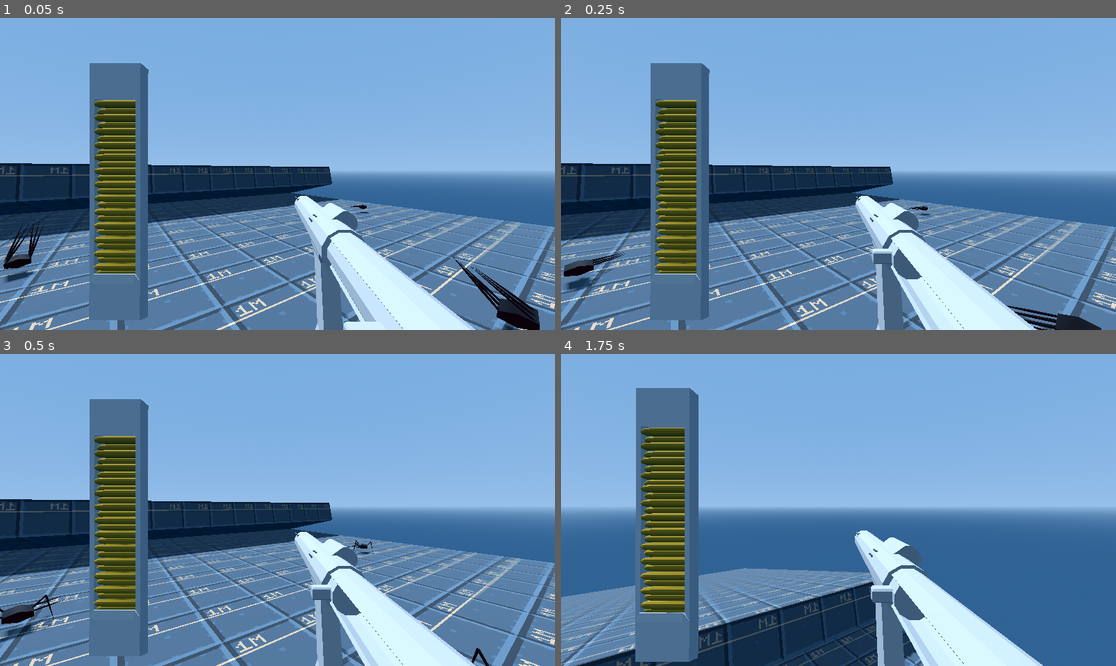
Above: before the commit, frames 1-4 (two rows, left to right).
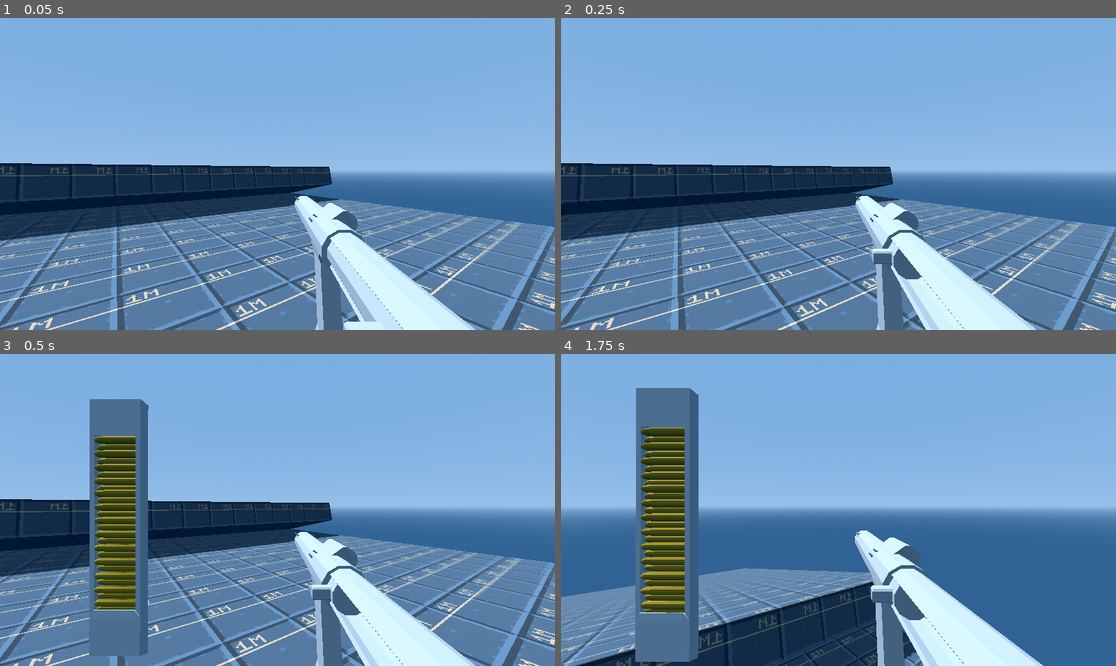
Above: after the commit, the same moments.

Repository: jashjhj/fp-shooter-game
Game: Godot game, scene res://maps/level_0.tscn
Two runs of this game, one before a commit and one after it. Both use one fixed random seed, a clock stepped at 60 frames per second and the inputs below.
Inputs (mouse positions are in pixels of both pictures, inside the frame that each line leads up to):
- Up to frame 1 (0.05 s): no input
- Up to frame 2 (0.25 s): no input
- Up to frame 3 (0.5 s): no input
- Up to frame 4 (1.75 s): tap Enter (ui_accept) at 0.5, 0.77, 1.52 s; move the mouse to (866, 510) at 0.52 s; hold Right mouse button (aim_down_sights) 0.53-1.28 s; hold W (move_forward) from 0.53 s (still down); move the mouse to (810, 510) at 1.27 s; tap P (free_mouse) at 1.35 s

The runs differ from the first frame. In frame 1, 9.0% of the frame differs, in the area x 0-98%, y 14-100%; in frame 2, 8.6%; in frame 3, 0.7%; in frame 4, nothing differs.

Commit message:
Added large magazine!

Diff:
--- a/gameobjects/guns/instances/Welrod_Special/Magazine_32rd.tscn
+++ b/gameobjects/guns/instances/Welrod_Special/Magazine_32rd.tscn
@@ -22,7 +22,7 @@
 MAX_CAPACITY = 32
 STORING = 32
 AMMO_OBJECT = NodePath("Welrod_Round")
-AMMO_POSITIONS = [NodePath("Model/Ammo_Positions/Node3D"), NodePath("Model/Ammo_Positions/Node3D2"), NodePath(""), NodePath(""), NodePath(""), NodePath("Model/Ammo_Positions/Node3D6 …(1118 unchanged characters)…
+AMMO_POSITIONS = [NodePath("Model/Ammo_Positions/Node3D"), NodePath("Model/Ammo_Positions/Node3D2"), null, null, null, NodePath("Model/Ammo_Positions/Node3D6 …(1118 unchanged characters)…
 MAG_SPRING = NodePath("Model/Spring")
 MAG_MIN_EXTENSION_SCALE = 0.0
 MAG_MAX_EXTENSION_SCALE = 2.55
--- a/gameobjects/guns/things/Insertable_Pouch.gd
+++ b/gameobjects/guns/things/Insertable_Pouch.gd
@@ -22,13 +22,16 @@
 					summon_new_after_delay(0.3)
 
 	if(current_instances == 0):
-		summon_new()
+		summon_new_after_delay(0.3)
 
 
 
 func summon_new() -> void:
 	summoning_in_progress = false;
 
+	if(INSERTABLE == null):
+		push_warning("No valid insertable to summon")
+		return
 	var new_instance:Gun_Insertable = INSERTABLE.instantiate();
 	new_instance.visible = true;
 	new_instance.process_mode = Node.PROCESS_MODE_INHERIT
--- a/maps/level_0.tscn
+++ b/maps/level_0.tscn
@@ -1,10 +1,9 @@
-[gd_scene load_steps=14 format=3 uid="uid://c8abipasve7ck"]
+[gd_scene load_steps=13 format=3 uid="uid://c8abipasve7ck"]
 
 [ext_resource type="PackedScene" uid="uid://c007vgboxblaa" path="res://player/player.tscn" id="1_v0r8n"]
 [ext_resource type="Material" uid="uid://58xrrn0c2p73" path="res://assets/textures/dev/default_surface.tres" id="2_6po2o"]
 [ext_resource type="PackedScene" uid="uid://miyu0xijfe7m" path="res://maps/map_resources/RubbishCollector.tscn" id="3_ps7t7"]
 [ext_resource type="PackedScene" uid="uid://cnsjodlk4krx" path="res://npc/enemy/turret/Turret.tscn" id="4_sab5y"]
-[ext_resource type="PackedScene" uid="uid://crs2svhqe1ryv" path="res://npc/enemy/crawler/crawler.tscn" id="5_lgvyb"]
 
 [sub_resource type="ProceduralSkyMaterial" id="ProceduralSkyMaterial_ps7t7"]
 sky_top_color = Color(0.475794, 0.680649, 0.881363, 1)
@@ -60,22 +59,6 @@
 [node name="Turret" parent="." instance=ExtResource("4_sab5y")]
 transform = Transform3D(0.475001, 0, -0.879985, 0, 1, 0, 0.879985, 0, 0.475001, -7.83257, 0.735744, 0.763306)
 
-[node name="Crawler" parent="." instance=ExtResource("5_lgvyb")]
-transform = Transform3D(-0.140875, 0, -0.990027, 0, 1, 0, 0.990027, 0, -0.140875, -2.23715, 1.32928, 6.10399)
-freeze = true
-
-[node name="Crawler2" parent="." instance=ExtResource("5_lgvyb")]
-transform = Transform3D(-0.140875, 0, -0.990027, 0, 1, 0, 0.990027, 0, -0.140875, 7.61631, 0.498891, 1.52735)
-freeze = true
-
-[node name="Crawler3" parent="." instance=ExtResource("5_lgvyb")]
-transform = Transform3D(-0.140875, 0, -0.990027, 0, 1, 0, 0.990027, 0, -0.140875, -1.22292, 1.32928, 1.39011)
-freeze = true
-
-[node name="Crawler4" parent="." instance=ExtResource("5_lgvyb")]
-transform = Transform3D(-0.140875, 0, -0.990027, 0, 1, 0, 0.990027, 0, -0.140875, 3.14658, 1.73847, 6.10399)
-freeze = true
-
 [node name="NavigationRegion3D" type="NavigationRegion3D" parent="."]
 navigation_mesh = SubResource("NavigationMesh_lgvyb")
 
